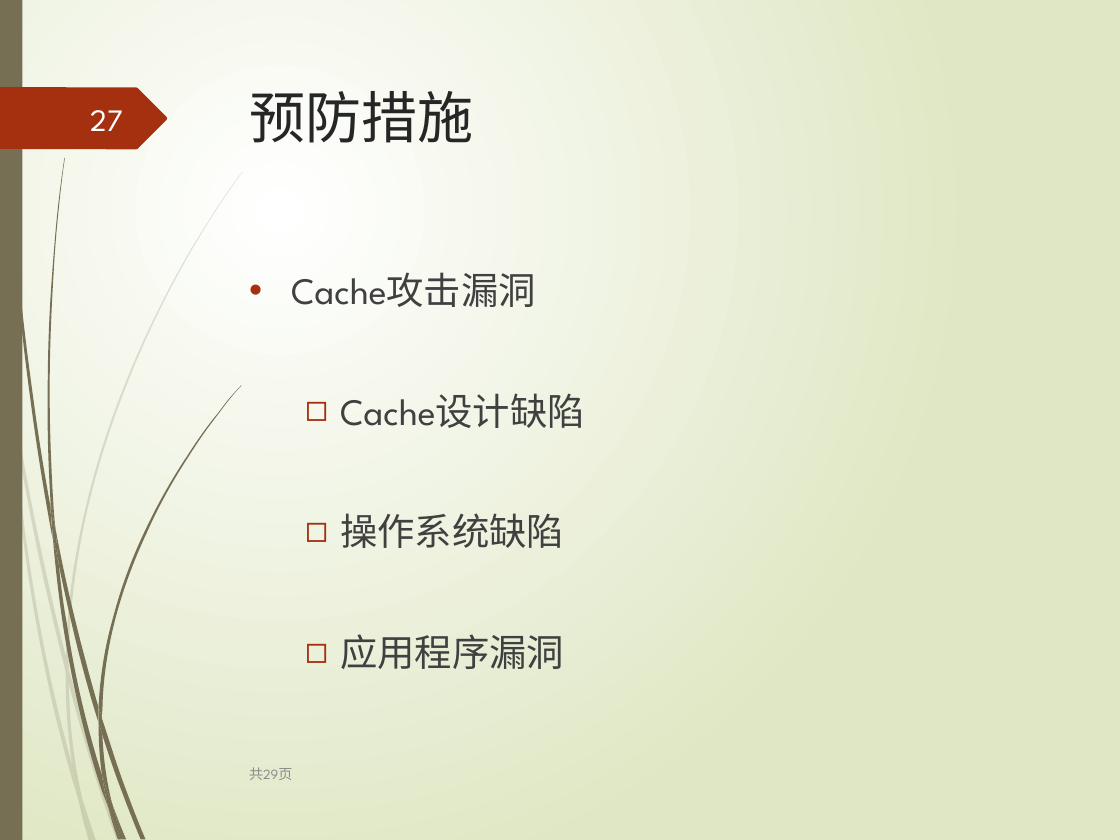
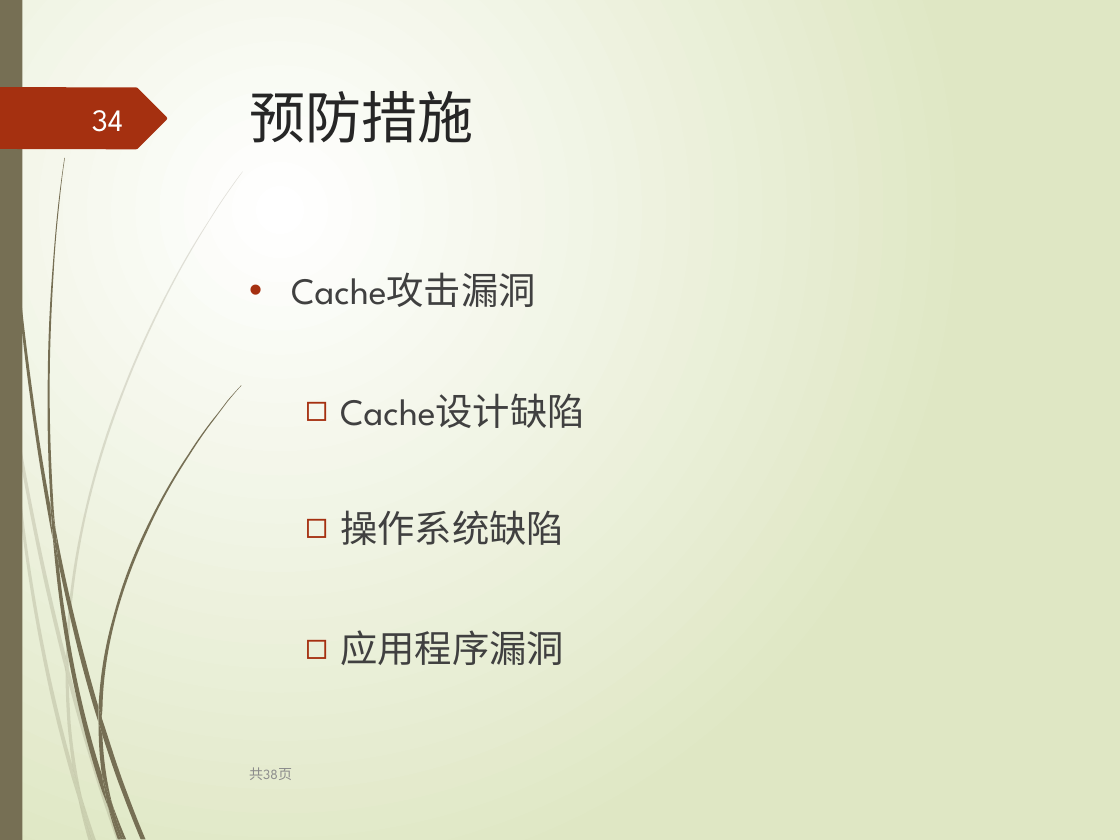
Before and after one commit to leborn0101/graduation, a slide deck: slide 34 of 毕业答辩.pptx (slide 27 before the commit). Drawn at 1120x840 pixels with LibreOffice and Linux fonts; fonts in the diff are those of the drawing. Boxes give left, top, right and bottom in pixels: in the first picture for what was removed or moved away, otherwise in the second. Text is boxed around its words. In the diff, an @@ line names an element or a change of style, - is before the commit and + after.

```diff
--- a/毕业答辩.pptx
+++ b/毕业答辩.pptx
@@ page number at bbox=[92, 110, 123, 132]: text changed @@
-27
+34
@@ text "Cache攻击漏洞" rewrapped from bbox=[291, 272, 585, 669] to bbox=[291, 272, 585, 665] @@
@@ text at bbox=[249, 767, 292, 780]: text changed @@
-共29页
+共38页
```
Also in this commit, not shown: 19 other slides changed, 18 slides added, 9 slides removed, 1 other file.
